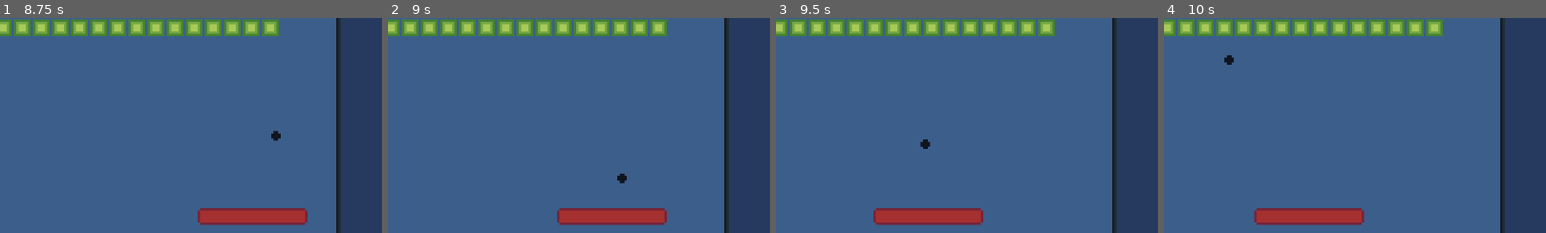
Above: before the commit, frames 1-4 (left to right).
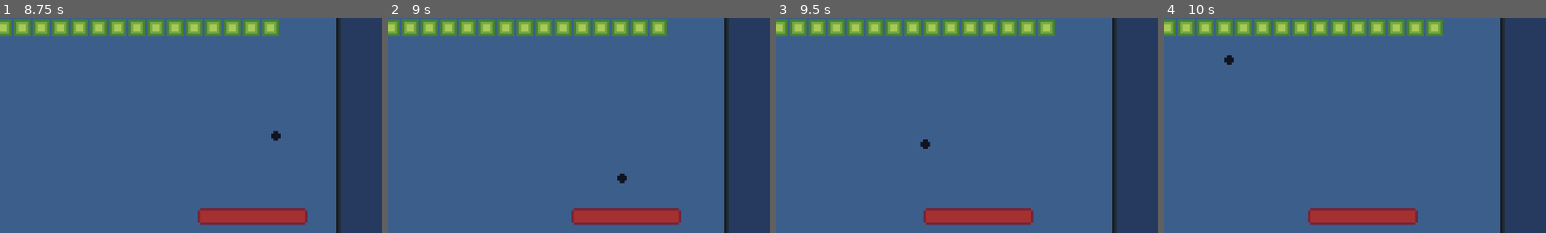
Above: after the commit, the same moments.

Repository: ajalubadu/block-breaking
Game: Godot game, scene res://scenes/world.tscn
Same seed, same stepped clock (60 frames per second), same inputs: the game is played once before the commit and once after it.
Inputs:
- Up to frame 1 (8.75 s): tap Enter at 0.5 s; hold D (move right) 0.53-1.28 s; hold Q (slow down, bound only after the commit) 1.28-2.03 s; tap R (reset) at 2, 3.5, 5, 5.75, 7.25 s; hold D (move right) 2.03-2.78 s; hold E (speed up, bound only after the commit) 2.78-3.53 s; hold A (move left) 3.53-5.03 s; hold Q (slow down, bound only after the commit) 5.03-5.78 s; hold D (move right) 5.78-6.53 s; hold E (speed up, bound only after the commit) 6.53-7.28 s; hold D (move right) 7.28-8.03 s; hold Q (slow down, bound only after the commit) from 8.03 s (still down)
- Up to frame 2 (9 s): release Q (slow down, bound only after the commit) at 8.78 s; hold A (move left) from 8.78 s (still down)
- Up to frame 3 (9.5 s): keep holding A (move left)
- Up to frame 4 (10 s): release A (move left) at 9.53 s; hold E (speed up, bound only after the commit) from 9.53 s (still down)
The pictures show only the part of the screen within x 31-81%, y 40-90%; the shares and areas given below are measured in that part.

Frame 1 is identical in both runs. In frame 2, 0.7% of the frame differs, in the area x 44-77%, y 88-97%; in frame 3, 2.2%; in frame 4, 2.3%, in the area x 23-67%, y 88-97%.

Commit message:
added controlling speed with e & q

Diff:
--- a/project.godot
+++ b/project.godot
@@ -45,6 +45,16 @@
 "events": [Object(InputEventKey,"resource_local_to_scene":false,"resource_name":"","device":-1,"window_id":0,"alt_press …(192 unchanged characters)…
 ]
 }
+"speed up"={
+"deadzone": 0.2,
+"events": [Object(InputEventKey,"resource_local_to_scene":false,"resource_name":"","device":-1,"window_id":0,"alt_pressed":false,"shift_pressed":false,"ctrl_pressed":false,"meta_pressed":false,"pressed":false,"keycode":0,"physical_keycode":69,"key_label":0,"unicode":101,"location":0,"echo":false,"script":null)
+]
+}
+"slow down"={
+"deadzone": 0.2,
+"events": [Object(InputEventKey,"resource_local_to_scene":false,"resource_name":"","device":-1,"window_id":0,"alt_pressed":false,"shift_pressed":false,"ctrl_pressed":false,"meta_pressed":false,"pressed":false,"keycode":0,"physical_keycode":81,"key_label":0,"unicode":113,"location":0,"echo":false,"script":null)
+]
+}
 
 [physics]
 
--- a/scripts/bar.gd
+++ b/scripts/bar.gd
@@ -9,5 +9,14 @@
 
 	velocity = Vector2(input_axis * speed, 0)
 
-	if position + velocity > Vector2(103, -INF) and position + velocity < Vector2(217, INF):
-		position += velocity
+	#if position + velocity > Vector2(103, -INF) and position + velocity < Vector2(217, INF):
+		#position += velocity
+
+	position = clamp(position + velocity, Vector2(103, position.y), Vector2(217, position.y))
+
+
+func _unhandled_input(event: InputEvent) -> void:
+	if event.is_action_pressed("speed up"):
+		speed += 0.5
+	elif event.is_action_pressed("slow down"):
+		speed -= 0.5
